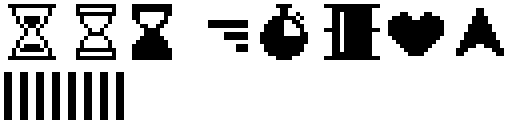
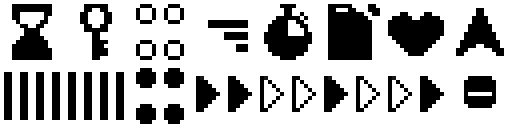
Layer changes from the first 512×128 image to the second:
renamed "pixil-frame-0 (1).png" to "center marker", painted on it over [196, 4, 444, 112]
painted on "hud_icons.png" over [8, 4, 496, 124]
